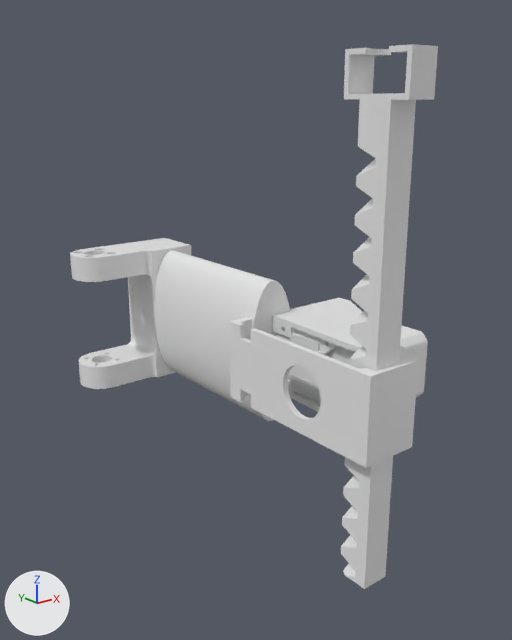
What one commit did to the COLLADA model pickuparm.dae.
Rendered twice from a 50 mm camera at (-13.3, -26.0, 7.5) aimed at (2.3, -6.5, -0.3). The lights are fixed; the arrows at lower left show +X, +Y and +Z. Where no turn or scale is listed for an object, it has been applied to the vertices.

Names of what the first picture shows: 'Body1', 'Body1.001', 'Rack'.
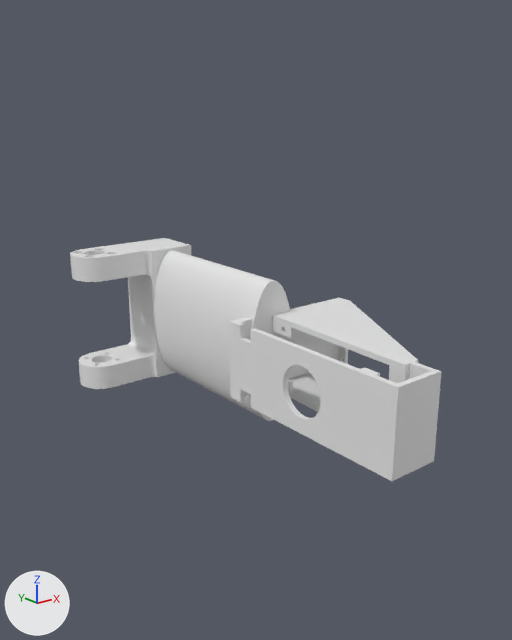
The newer file is also turned or shifted as a whole; pictures and numbers use the older file's frame.

What changed in the scene script:
```text
Change me_body13:
    used by ob_body1; location = (0.0, 0.0, 0.0)
    remove me_body13.from_pydata(...)  # 1448 vertices, 2964 faces; spans x -1.3..6.3, y -13.4..1.9, z -4.4..1.3
    add me_body13.from_pydata(...)  # 1384 vertices, 2836 faces; spans x -1.3..6.3, y -14.4..1.9, z -4.4..1.3
    me_body13 part 1: 21 vertices moved within x -0.9..2.7, y -11.3..1.5, z -1.2..1.0; 89 vertices removed from x 1.0..3.5, y -13.4..-0.3, z -4.1..1.0; 25 vertices added at x 1.0..2.9, y -14.4..-9.6, z -3.0..-0.1
Remove ob_body1_001:
    ob_body1_001 = bpy.data.objects.new('Body1.001', me_body16)
    ob_body1_001.location = (0.0, 0.0, 0.0)
Remove ob_rack:
    ob_rack = bpy.data.objects.new('Rack', me_rack11)
    ob_rack.location = (0.0, 0.0, 0.0)
```

Changed parts and their boxes [x1, y1, x2, y2] in the pictures (512 x 640 px):
'Body1', reshaped (7% wider): before [70, 238, 418, 468]; after [70, 238, 442, 481]
'Rack', deleted: before [341, 44, 438, 589]
'Body1.001', deleted: before [276, 326, 428, 403]
part 1 of me_body13, cut back: before [153, 248, 418, 468]; after [241, 330, 442, 481]
